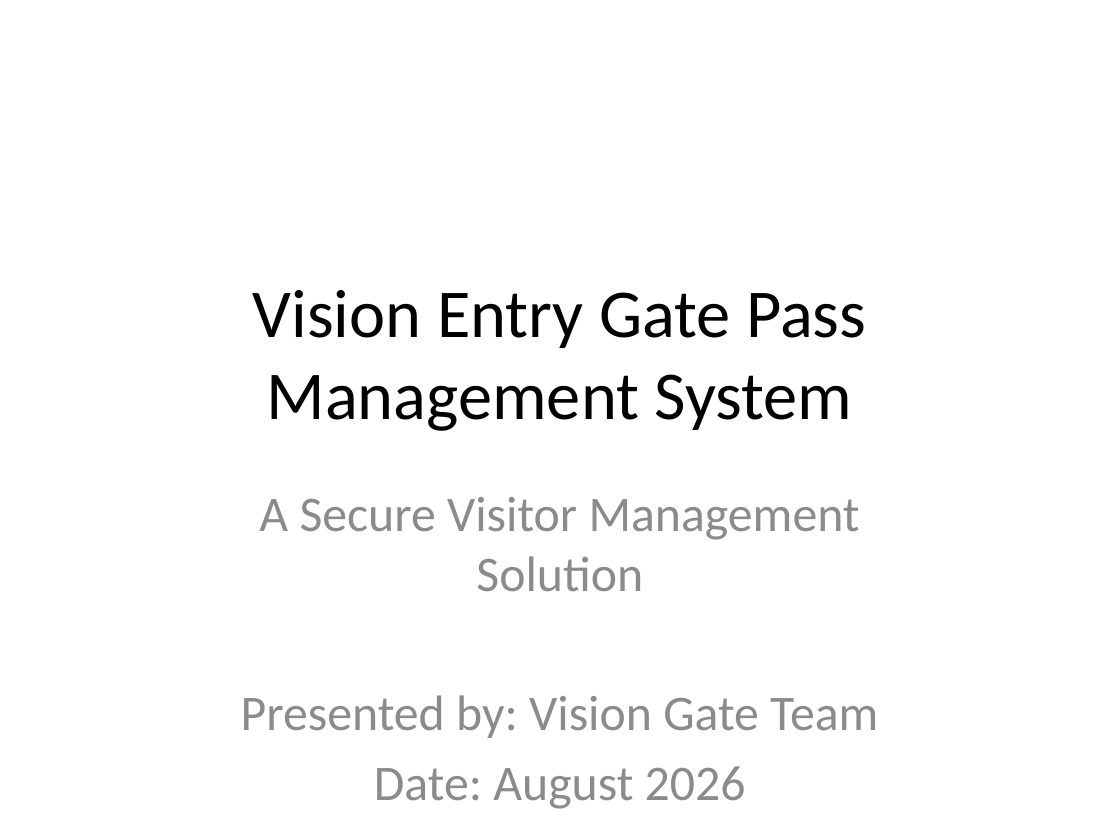
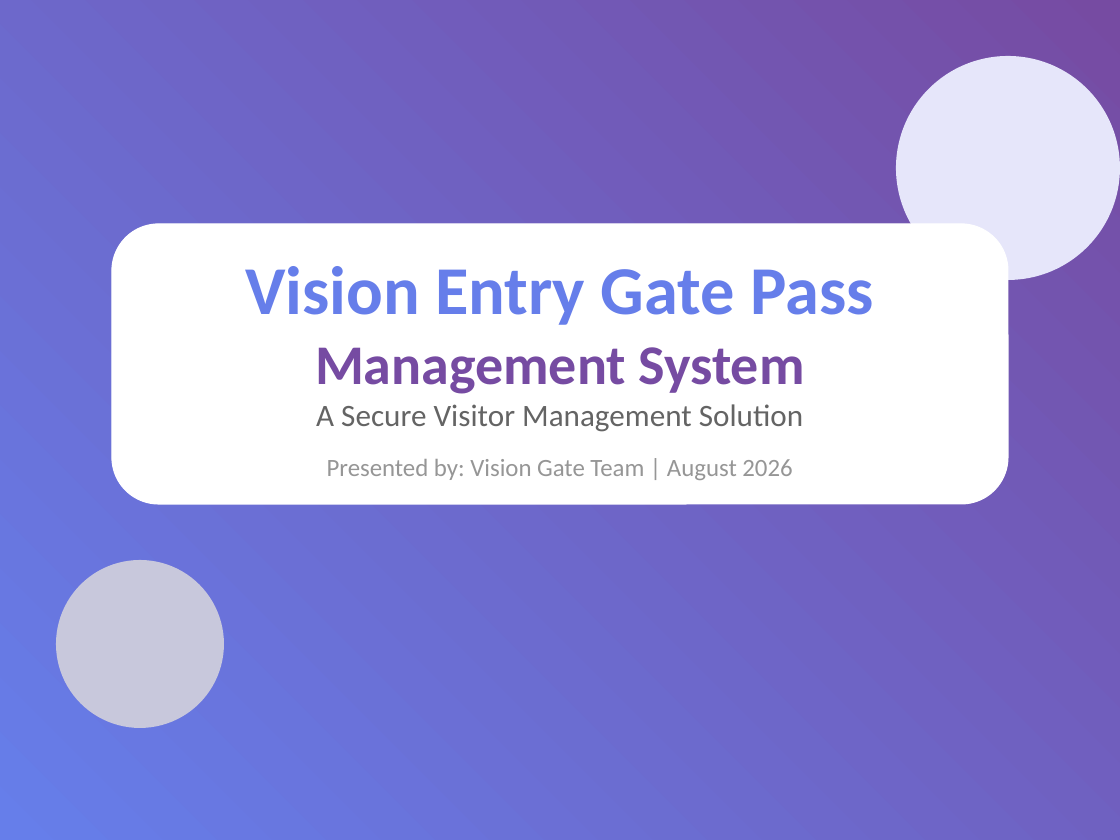
Before and after one commit to sseraladen-svg/Visitor-Entry-Gate-Pass-Management-System, a slide deck: slide 1 of docs/Vision_Gate_Presentation.pptx. Drawn at 1120x840 pixels with LibreOffice and Linux fonts; fonts in the diff are those of the drawing. Boxes give left, top, right and bottom in pixels: in the first picture for what was removed or moved away, otherwise in the second. Text is boxed around its words. In the diff, an @@ line names an element or a change of style, - is before the commit and + after.

```diff
--- a/docs/Vision_Gate_Presentation.pptx
+++ b/docs/Vision_Gate_Presentation.pptx
@@ background #FFFFFF to gradient #667EEA to #764BA2 @@
@@ ellipse added at <box>896,56,1120,280</box>, fill #E6E6FA @@
@@ rounded rectangle "Vision Entry Gate Pass": place and size @@
-rounded rectangle "Vision Entry Gate Pass" at <box>253,290,866,431</box>
+rounded rectangle "Vision Entry Gate Pass" at <box>112,224,1008,504</box>
@@ rounded rectangle "Vision Entry Gate Pass" at <box>112,224,1008,504</box>: fill none to #FFFFFF; outline none to #FFFFFF 0.75 pt @@
@@ text in rounded rectangle at <box>245,266,873,480</box>: text changed; size 44 to 16 pt; text colour #000000 to #969696 @@
-Vision Entry Gate Pass Management System
+Vision Entry Gate Pass
+Management System
+A Secure Visitor Management Solution
+Presented by: Vision Gate Team | August 2026
@@ subtitle removed at <box>241,497,878,809</box> @@
-A Secure Visitor Management Solution
-Presented by: Vision Gate Team
-Date: August 2026
@@ ellipse added at <box>56,560,224,728</box>, fill #C8C8DC @@
```
Also in this commit, not shown: 4 other slides changed, 1 slide added, 1 slide removed.
